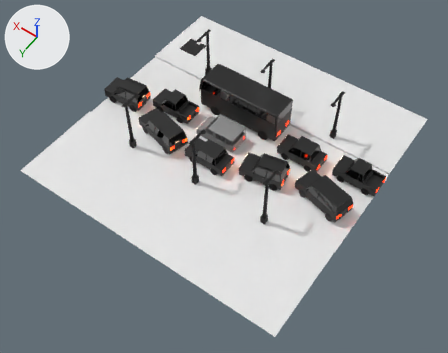
The Blender file Assets/Scenes/Scene 2/scene2(1).blend, before and after one commit.
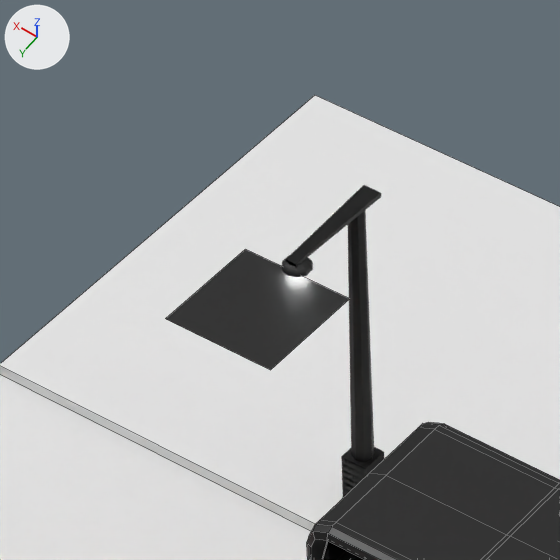
The first picture shows the older version from a 50 mm lens placed at (-23.8, 34.6, 48.3), pointed at (-1.8, 3.7, -0.3). The close-ups show both versions on the part from 35% to 53% of the width and 1% to 24% of the height of that picture; other places that the commit changed are outside them. The axes (+X, +Y, +Z) are drawn at upper left. The lights are the same throughout. The close-ups show mesh edges as thin lines.

The older version as bpy lines, for what is in view:
```python
me_plane = bpy.data.meshes.new('Plane')
me_plane.from_pydata(...)  # 12 vertices, 5 faces; spans x -15.0..15.0, y -15.0..15.0, z -0.2..0.0
# faces by material slot: [1, 4]
me_plane.materials.append(mat_route)  # its picture is missing
me_plane.materials.append(mat_trottoir)  # its picture is missing
me_sphere_004 = bpy.data.meshes.new('Sphere.004')
me_sphere_004.from_pydata(...)  # 242 vertices, 222 faces; spans x -0.25..0.25, y 0.0..6.08, z -1.77..0.42
# faces by material slot: [142, 80]
me_sphere_004.materials.append(mat_lampadaire)  # dark grey #484848
me_sphere_004.materials.append(mat_ampoule)  # white #ffffff
me_suv_002 = bpy.data.meshes.new('SUV.002')
me_suv_002.from_pydata(...)  # 658 vertices, 711 faces, 2 loose edges; spans x -8.55..1.57, y -0.63..3.33, z -6.17..0.91
# faces by material slot: [284, 336, 64, 10, 9, 8]
me_suv_002.materials.append(mat_carrosserie_voitures)  # black #434343
me_suv_002.materials.append(mat_roues_voitures)  # black #000000
me_suv_002.materials.append(mat_vitres_voitures)  # dark grey #626262
me_suv_002.materials.append(mat_phares_avant)  # white #e7e7e7
me_suv_002.materials.append(mat_phares_arrière)  # red #e70900
me_suv_002.materials.append(mat_clignotants)  # orange #e36421
ob_lampadaire1 = bpy.data.objects.new('lampadaire1', me_sphere_004)
ob_lampadaire1.location = (8.0, -7.0, 0.0)
ob_lampadaire1.rotation_euler = (1.571, 0.0, 0.0)  # degrees (90, 0, 0)
ob_sol = bpy.data.objects.new('sol', me_plane)
ob_sol.location = (0.0, 0.0, 0.0)
ob_voiture_suv_2 = bpy.data.objects.new('Voiture SUV 2', me_suv_002)
ob_voiture_suv_2.location = (-4.92, 1.49, 0.72)
ob_voiture_suv_2.rotation_euler = (1.571, 0.0, -2.967)  # degrees (90, 0, -170)
ob_voiture_suv_2.scale = (1.5, 1.5, 1.5)
# also in view: 'BUS' at (1.1, -4.1, 1.9)
```
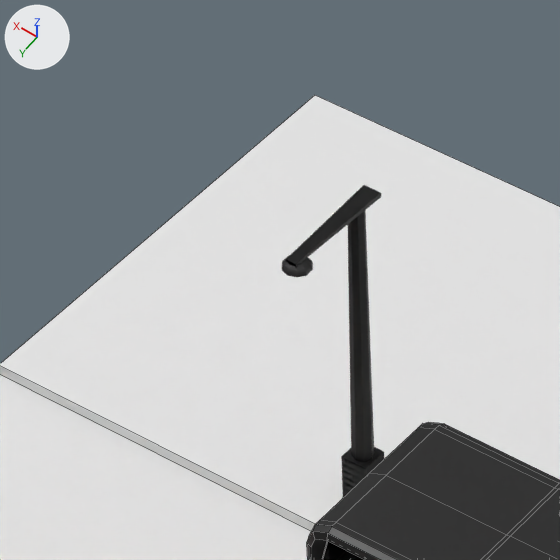
What differs and where, as boxes (x1, y1, x2, y2) in the close-ups (560 x 560 px):
'Voiture SUV 2', reshaped (not visible afterwards)
    before: (166, 249, 349, 370)

What the commit changed:
me_suv_002 has 658 vertices, 711 faces, 2 loose edges and spans x -8.55..1.57, y -0.63..3.33, z -6.17..0.91.
me_suv_002 is used by ob_voiture_suv_2; location (-4.92, 1.49, 0.72); rotation (1.571, 0.0, -2.967), in degrees (90, 0, -170); scale (1.5, 1.5, 1.5).
me_suv_002 part 1: the loose piece of 4 vertices spanning x -8.55..-7.01, y 3.33, z -6.17..-4.63 is deleted.
